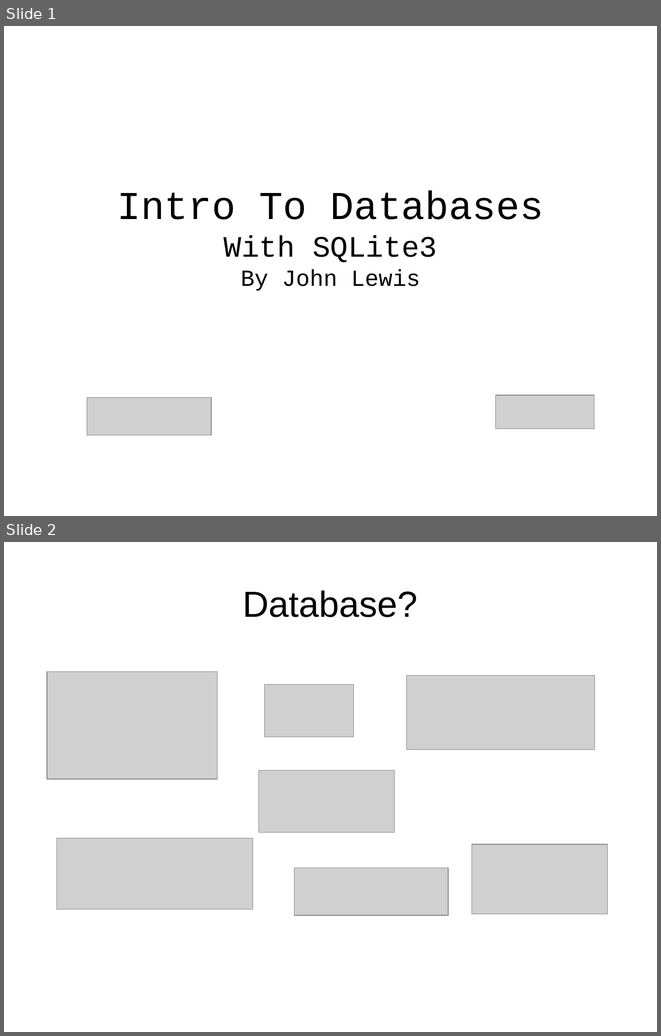
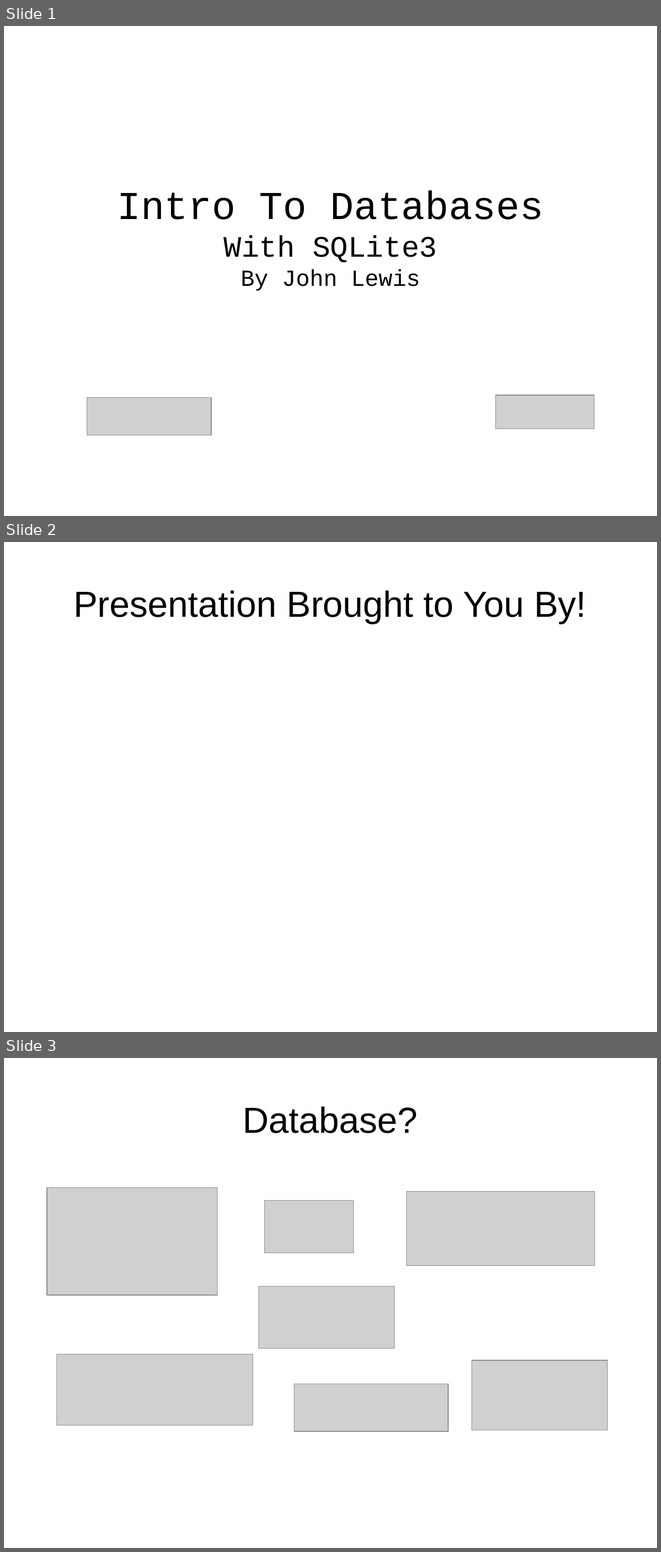
Before and after one commit to Oflameo/intro_to_databases_with_sqlite3, a slide deck: intro_to_databases_with_sqlite3.odp. Shown one above the other, each under a label of ours: slides 1 and 2 before the commit, slides 1, 2 and 3 after it. The pictures are 661x1036 and 661x1552 pixels, drawn with LibreOffice and Linux fonts; fonts in the diff are those of the drawing; grey boxes stand for pictures; background and template pictures are left out. Boxes give left, top, right and bottom in pixels: in the first picture for what was removed or moved away, otherwise in the second. Text is boxed around its words. In the diff, an @@ line names an element or a change of style, - is before the commit and + after.

```diff
--- a/intro_to_databases_with_sqlite3.odp
+++ b/intro_to_databases_with_sqlite3.odp
@@ slide 2 added at box(4, 542, 657, 1032), background #FFFFFF @@
@@ title added at box(73, 590, 586, 623), 44 pt, text #000000 @@
+Presentation Brought to You By!
@@ what was slide 2 is now slide 3 @@
```
Also in this commit, not shown: 1 other slide added, 1 other file.
